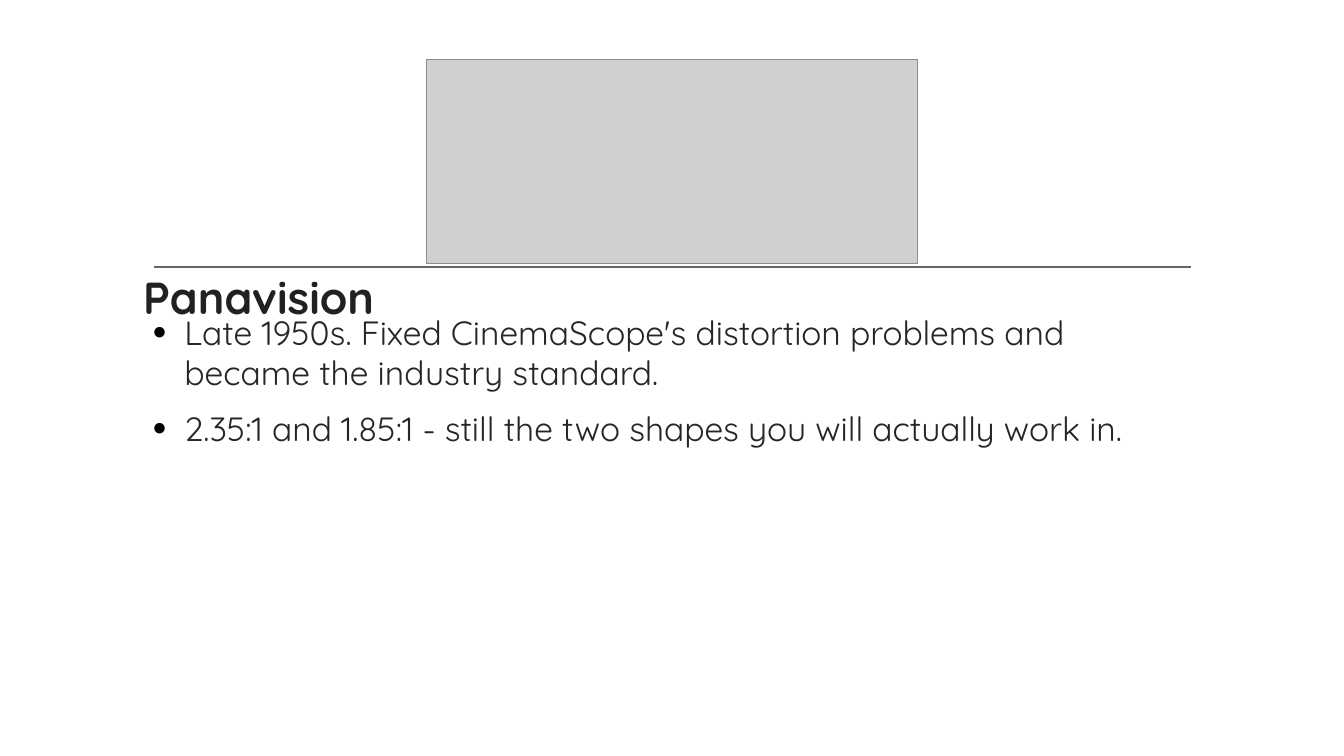
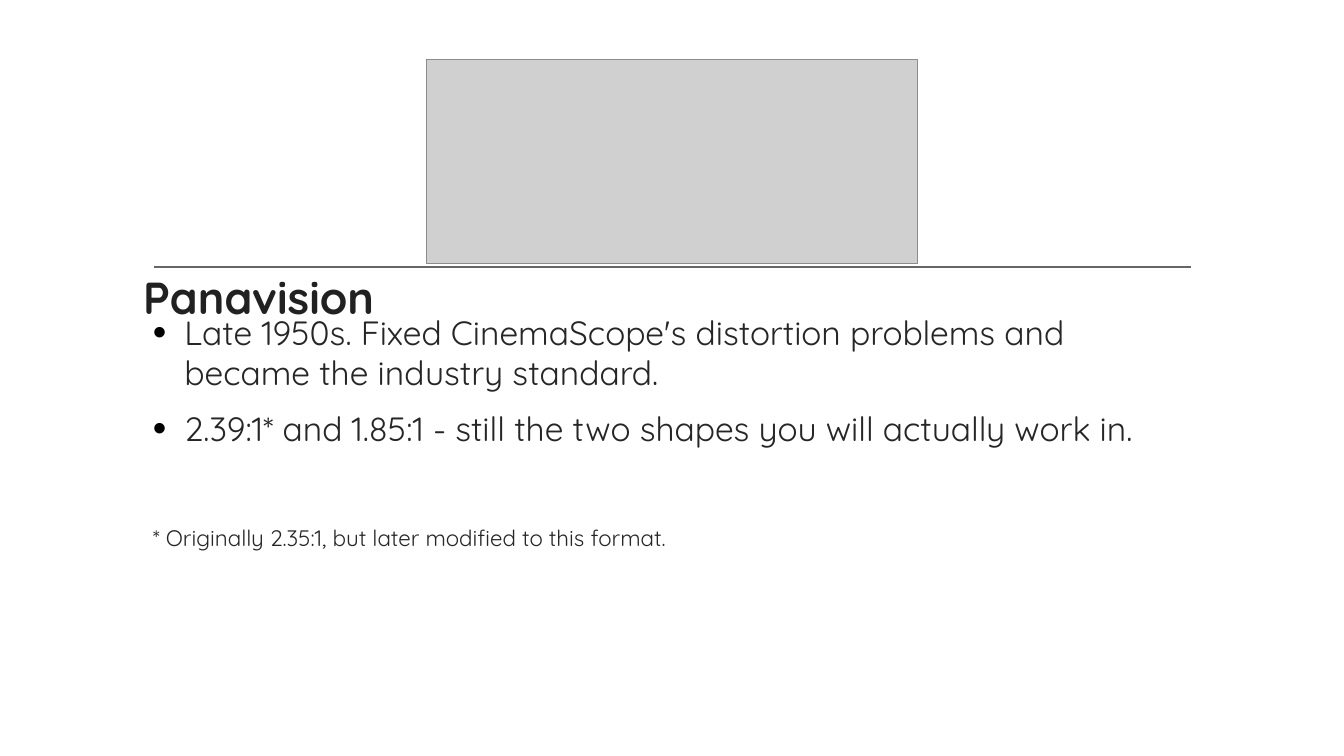
Before and after one commit to dcoes/Classes, a slide deck: slide 19 of Storyboarding/NewLectures/02_AspectRatios_REVISED.pptx. Drawn at 1344x756 pixels with LibreOffice and Linux fonts; fonts in the diff are those of the drawing; grey boxes stand for pictures; background and template pictures are left out. Boxes give left, top, right and bottom in pixels: in the first picture for what was removed or moved away, otherwise in the second. Text is boxed around its words. In the diff, an @@ line names an element or a change of style, - is before the commit and + after.

Commit message:
Fixed 02_AspectRatios_REVISED.pptx
The language used sounded insincere, pretentious, overly dramatic, and just plain hoakey. I edited it myself to make it presentable. It didn't sound like me. A good reference is always the original ppts in the main Storyboarding folder. And the decks, but use my language in the future.

```diff
--- a/Storyboarding/NewLectures/02_AspectRatios_REVISED.pptx
+++ b/Storyboarding/NewLectures/02_AspectRatios_REVISED.pptx
@@ text at [166, 416, 1133, 551]: text changed @@
-• 2.35:1 and 1.85:1 - still the two shapes you will actually work in.
+• 2.39:1* and 1.85:1 - still the two shapes you will actually work in.
+* Originally 2.35:1, but later modified to this format.
```
Also in this commit, not shown: 12 other slides changed.
